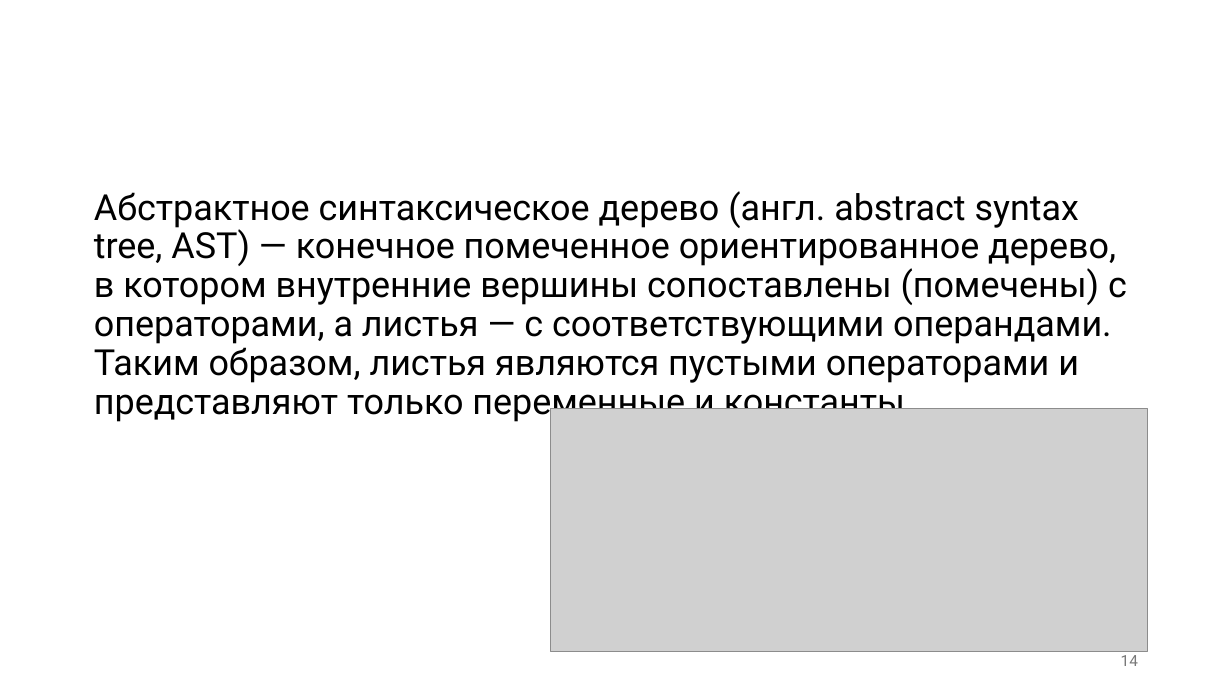
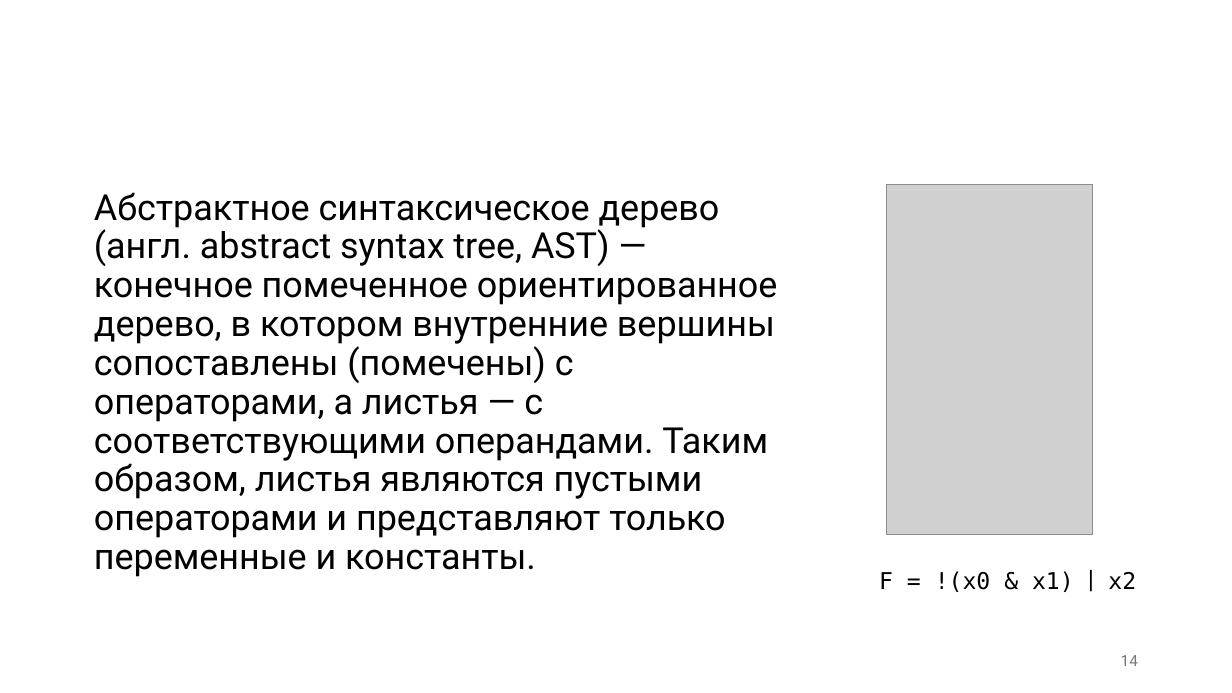
Before and after one commit to PlatonBarchenkov/SAT_Solver, a slide deck: slide 14 of SAT-решатели (презентация).pptx. Drawn at 1232x693 pixels with LibreOffice and Linux fonts; fonts in the diff are those of the drawing; grey boxes stand for pictures; background and template pictures are left out. Boxes give left, top, right and bottom in pixels: in the first picture for what was removed or moved away, otherwise in the second. Text is boxed around its words. In the diff, an @@ line names an element or a change of style, - is before the commit and + after.

```diff
--- a/SAT-решатели (презентация).pptx
+++ b/SAT-решатели (презентация).pptx
@@ text "Абстрактное синтаксическое дерево (англ. abstract ..." rewrapped from (x1=94, y1=191, x2=1127, y2=423) to (x1=94, y1=192, x2=778, y2=577) @@
@@ picture added at (x1=886, y1=185, x2=1093, y2=535) @@
@@ picture removed at (x1=551, y1=409, x2=1148, y2=652) @@
@@ text added at (x1=879, y1=571, x2=1136, y2=592), 18 pt, text #000000 @@
+F = !(x0 & x1) ∣ x2
```
Also in this commit, not shown: 1 other file.
